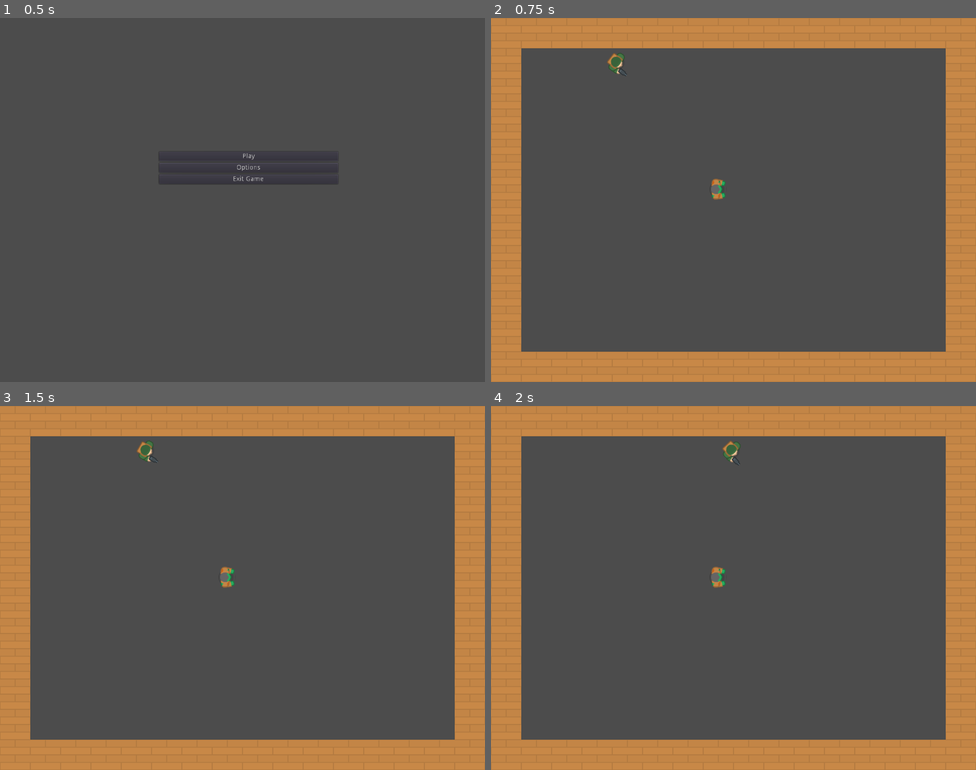
Above: before the commit, frames 1-4 (two rows, left to right).
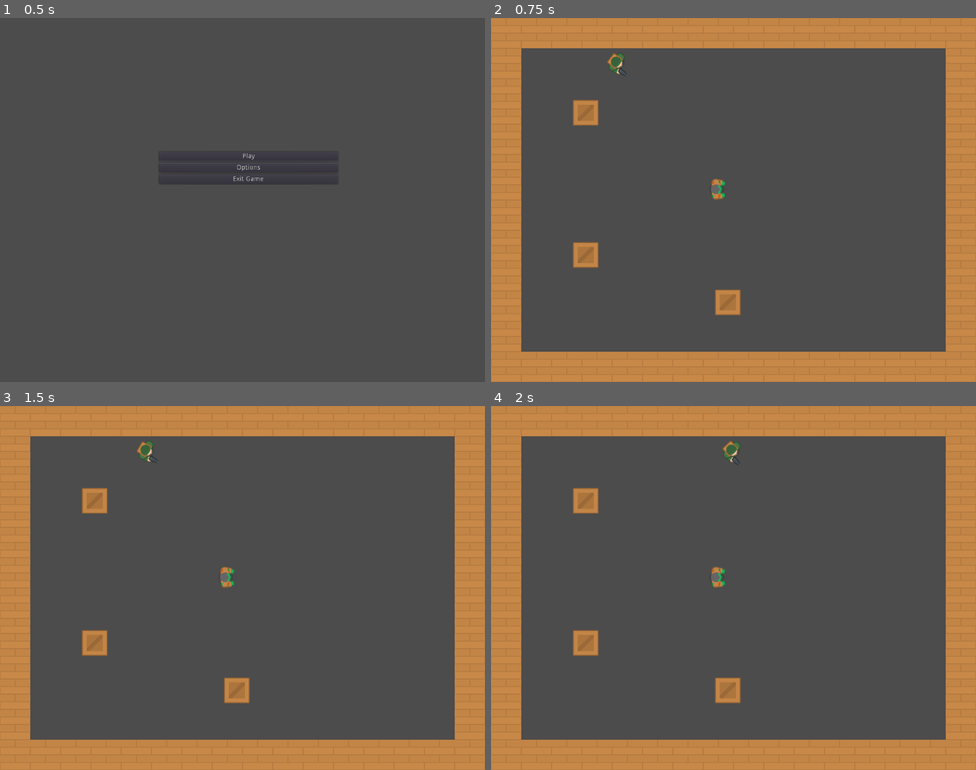
Above: after the commit, the same moments.

Repository: sindre0830/YAZG
Game: Godot game, scene res://Menu/MainMenu.tscn
The game is run twice, just before and just after one commit, with the same random seed, the same clock (stepped at 60 frames per second) and the same inputs.
Inputs (mouse positions are in pixels of both pictures, inside the frame that each line leads up to):
- Up to frame 1 (0.5 s): no input
- Up to frame 2 (0.75 s): click "Play" at 0.5 s
- Up to frame 3 (1.5 s): tap Enter at 1.25 s; move the mouse to (349, 569) at 1.27 s; hold Right (ui_right) from 1.28 s (still down)
- Up to frame 4 (2 s): keep holding Right (ui_right)

Frame 1 is identical in both runs. In frame 2, 1.1% of the frame differs, in the area x 16-52%, y 22-82%; in frame 3, 1.1%; in frame 4, 1.1%.

Commit message:
Added a shell for breakable objects.

Diff:
--- /dev/null
+++ b/Source/Breakable/Box.gd
@@ -0,0 +1,19 @@
+extends Node
+
+
+# Declare member variables here. Examples:
+# var a = 2
+# var b = "text"
+func _on_Player_body_entered(body):
+	queue_free()
+
+
+func _on_Bullet_body_entered(body):
+	queue_free()
+
+func _on_Bullet_area_entered(area):
+	queue_free()
+
+# Called every frame. 'delta' is the elapsed time since the previous frame.
+#func _process(delta):
+#	pass
--- /dev/null
+++ b/Source/Breakable/Box.tscn
@@ -0,0 +1,23 @@
+[gd_scene load_steps=4 format=2]
+
+[ext_resource path="res://Breakable/Box.gd" type="Script" id=2]
+
+[sub_resource type="ImageTexture" id=1]
+flags = 0
+flags = 0
+
+[sub_resource type="RectangleShape2D" id=2]
+extents = Vector2( 27.6786, 26.5134 )
+
+[node name="Box" type="Area2D"]
+position = Vector2( 50, 50 )
+script = ExtResource( 2 )
+
+[node name="Sprite" type="Sprite" parent="."]
+texture = SubResource( 1 )
+
+[node name="CollisionShape2D" type="CollisionShape2D" parent="."]
+position = Vector2( -0.519812, 0.842079 )
+shape = SubResource( 2 )
+
+[node name="Position2D" type="Position2D" parent="."]
--- /dev/null
+++ b/Source/Breakable/BrokenBox.tscn
@@ -0,0 +1,11 @@
+[gd_scene load_steps=2 format=2]
+
+[ext_resource path="res://Assets/Spritesheet/BreakableObj/broken_box.png" type="Texture" id=1]
+
+[node name="BrokenBox" type="Area2D"]
+position = Vector2( -37.647, 35.185 )
+
+[node name="broken_box" type="Sprite" parent="."]
+position = Vector2( 46.2156, -37.6152 )
+scale = Vector2( 1.22677, 1.17008 )
+texture = ExtResource( 1 )
--- a/Source/World/World.gd
+++ b/Source/World/World.gd
@@ -1,5 +1,47 @@
 extends Node2D
+
+
+onready var box = load("res://Breakable/Box.tscn")
+onready var broken = load("res://Breakable/BrokenBox.tscn")
+var boxes
+var pos = [200, 200, 500, 600]
+var collision
+var boxcollision
+var tex = ImageTexture.new()
+var image = preload("res://Assets/Spritesheet/BreakableObj/broken_box.png")
+var whole_box = preload("res://Assets/Spritesheet/BreakableObj/box.png")
+
+
+var listboxes = []
+
 
 # Called when the node enters the scene tree for the first time.
 func _ready():
-	Input.set_default_cursor_shape(Input.CURSOR_CROSS)
+	createboxes()
+
+
+# Called every frame. 'delta' is the elapsed time since the previous frame.
+#func _process(delta):
+#	pass
+func createboxes():
+	for i in 3:
+		boxes = box.instance()
+		boxes.get_node("Sprite").set_texture(whole_box)
+		add_child(boxes)
+		print(boxes.name)
+		listboxes.push_back(boxes)
+		boxes.position = Vector2(pos[i],pos[i+1]) # Just some shit placement code
+
+func _unhandled_input(event):
+
+
+
+	if event is InputEventKey:
+		if event.pressed and event.scancode == KEY_S:
+
+
+
+			tex.create_from_image(image)
+			print("HEYOOO")
+			for list in listboxes:
+				list.get_node("Sprite").set_texture(image)
Binary file added: Source/Assets/Spritesheet/BreakableObj/box.png
Not shown, added: Source/Assets/Spritesheet/BreakableObj/box.png.import
Binary file added: Source/Assets/Spritesheet/BreakableObj/broken_box.png
Not shown, added: Source/Assets/Spritesheet/BreakableObj/broken_box.png.import
